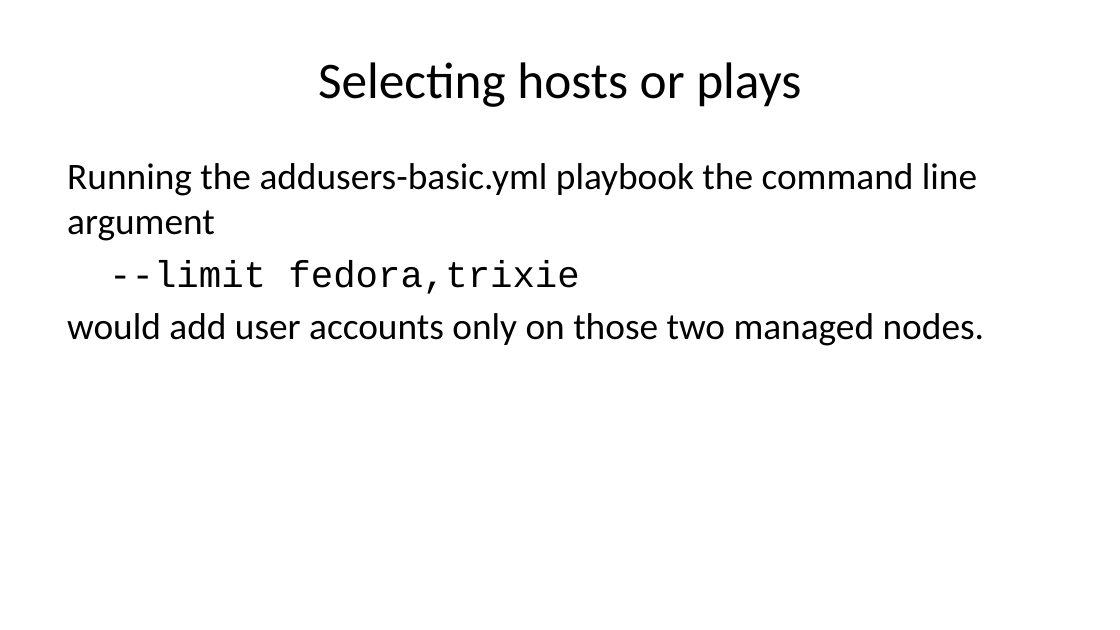
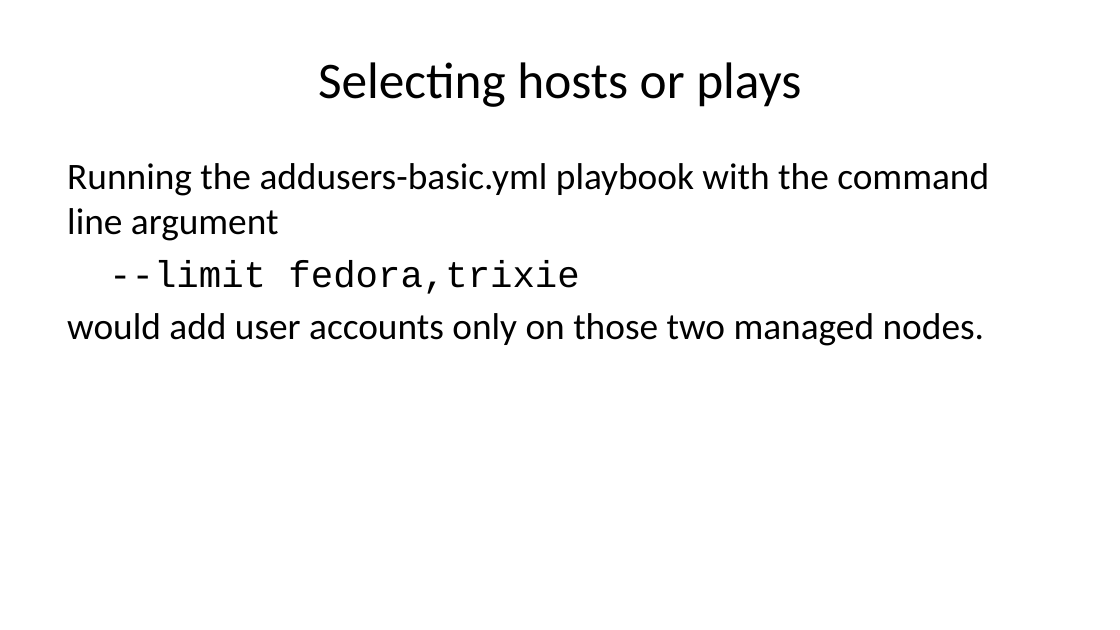
Before and after one commit to jjdavis5678/afti, a slide deck: slide 32 of slides.pptx. Drawn at 1120x630 pixels with LibreOffice and Linux fonts; fonts in the diff are those of the drawing. Boxes give left, top, right and bottom in pixels: in the first picture for what was removed or moved away, otherwise in the second. Text is boxed around its words. In the diff, an @@ line names an element or a change of style, - is before the commit and + after.

Commit message:
Add files via upload
More typo squishing

```diff
--- a/slides.pptx
+++ b/slides.pptx
@@ text at (x1=67, y1=163, x2=989, y2=241): text changed @@
-Running the addusers-basic.yml playbook the command line argument
+Running the addusers-basic.yml playbook with the command line argument
```
Also in this commit, not shown: 7 other slides changed.
